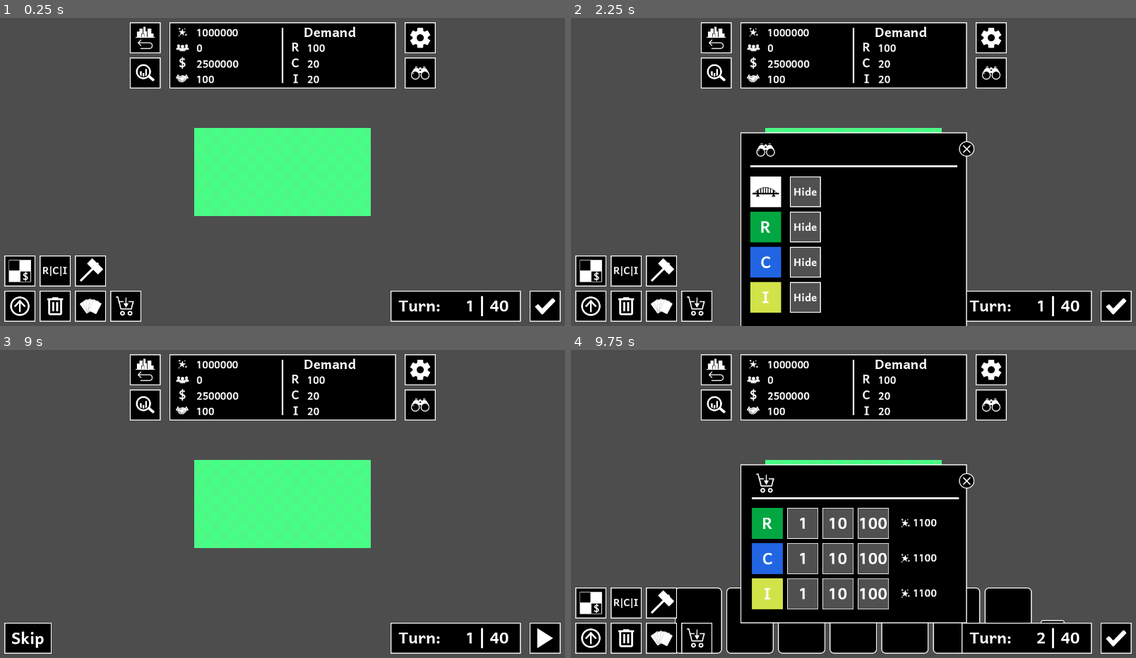
Above: before the commit, frames 1-4 (two rows, left to right).
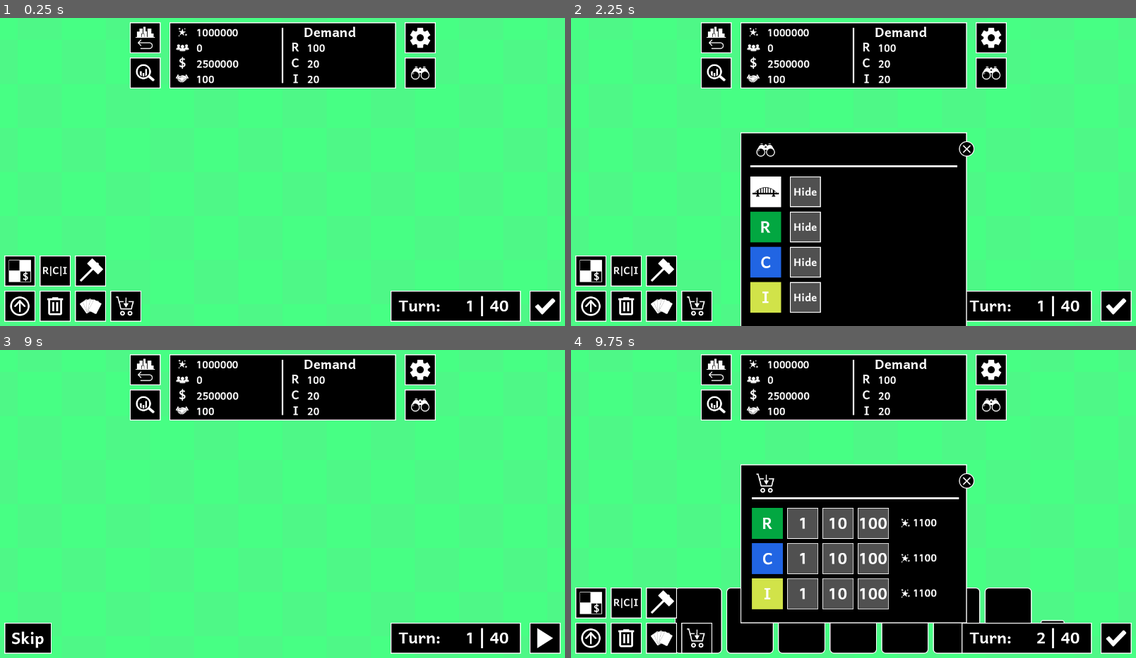
Above: after the commit, the same moments.

Repository: EricBroyles/TheCityPlannersDuelPrototype
Game: Godot game, scene res://Scenes/ChallengeGame.tscn
Two runs of this game, one before a commit and one after it. Both use one fixed random seed, a clock stepped at 60 frames per second and the inputs below. The project has no main scene, so this scene is started directly.
Inputs (mouse positions are in pixels of both pictures, inside the frame that each line leads up to):
- Up to frame 1 (0.25 s): no input
- Up to frame 2 (2.25 s): click (717, 36) at 0.5 s; click (717, 73) at 1.25 s; click (989, 73) at 2 s
- Up to frame 3 (9 s): click (22, 602) at 2.75 s; click (56, 602) at 3.5 s; click (11, 602) at 4.25 s; click (90, 602) at 5 s; click (16, 602) at 5.75 s; click (22, 639) at 6.5 s; click (90, 639) at 7.25 s; click (124, 639) at 8 s; click (542, 639) at 8.75 s
- Up to frame 4 (9.75 s): click (599, 639) at 9.5 s

The runs differ from the first frame. In frame 1, 74% of the frame differs, in the area x 0-100%, y 0-100%; in frame 2, 57%; in frame 3, 77%; in frame 4, 55%.

Commit message:
improved start camera zoom, size of gameboard larger, add escape key functionality to close menus and placer.

Diff:
--- a/Scripts/Camera.gd
+++ b/Scripts/Camera.gd
@@ -3,7 +3,7 @@
 
 @export var camera_move_speed = 500 #the zoom level also impacts this see 1/zoom
 @export var camera_zoom_speed = .02
-@export var camera_start_zoom = .1 #the zoom value on load
+@export var camera_start_zoom = .5 #the zoom value on load
 @export var camera_limit_addition = 100 #pixels more that the camera *center* can move beyond the edge of the gameboard
 
 @export var camera_zoom_out_limit = .02
--- a/Scripts/GameData.gd
+++ b/Scripts/GameData.gd
@@ -4,8 +4,8 @@
 var gameboard_placer_mode: int = GameConstants.MODES.MOUSE_POINTER
 
 ## Gameboard
-var gameboard_r: int = 10
-var gameboard_c: int = 20
+var gameboard_r: int = 20
+var gameboard_c: int = 30
 
 ## Mouse Position
 var mouse_position: Vector2
--- a/Scripts/User Interface/ChallengeGameUserInterface.gd
+++ b/Scripts/User Interface/ChallengeGameUserInterface.gd
@@ -7,6 +7,16 @@
 func _ready() -> void:
 	end_game_screen.visible = false
 	start_build_phase()
+
+func _unhandled_input(event: InputEvent):
+	if build_phase.visible:
+		if Input.is_action_just_pressed("ui_cancel"):
+			if GameData.gameboard_placer_mode != GameConstants.MODES.MOUSE_POINTER:
+				GameData.gameboard_placer_mode = GameConstants.MODES.MOUSE_POINTER
+			else:
+				if build_phase.bottom_menu.visible: build_phase.close_bottom_menu()
+				if build_phase.view_menu.visible: build_phase.toggle_view_menu()
+				if build_phase.open_market_menu.visible: build_phase.toggle_open_market_menu()
 
 func start_build_phase():
 	GameData.gameboard_placer_mode = GameConstants.MODES.MOUSE_POINTER
--- a/project.godot
+++ b/project.godot
@@ -63,6 +63,11 @@
 "events": [Object(InputEventMouseButton,"resource_local_to_scene":false,"resource_name":"","device":-1,"window_id":0,"a …(253 unchanged characters)…
 ]
 }
+ui_escape={
+"deadzone": 0.5,
+"events": [Object(InputEventKey,"resource_local_to_scene":false,"resource_name":"","device":0,"window_id":0,"alt_pressed":false,"shift_pressed":false,"ctrl_pressed":false,"meta_pressed":false,"pressed":false,"keycode":0,"physical_keycode":4194305,"key_label":0,"unicode":0,"location":0,"echo":false,"script":null)
+]
+}
 
 [layer_names]
 
